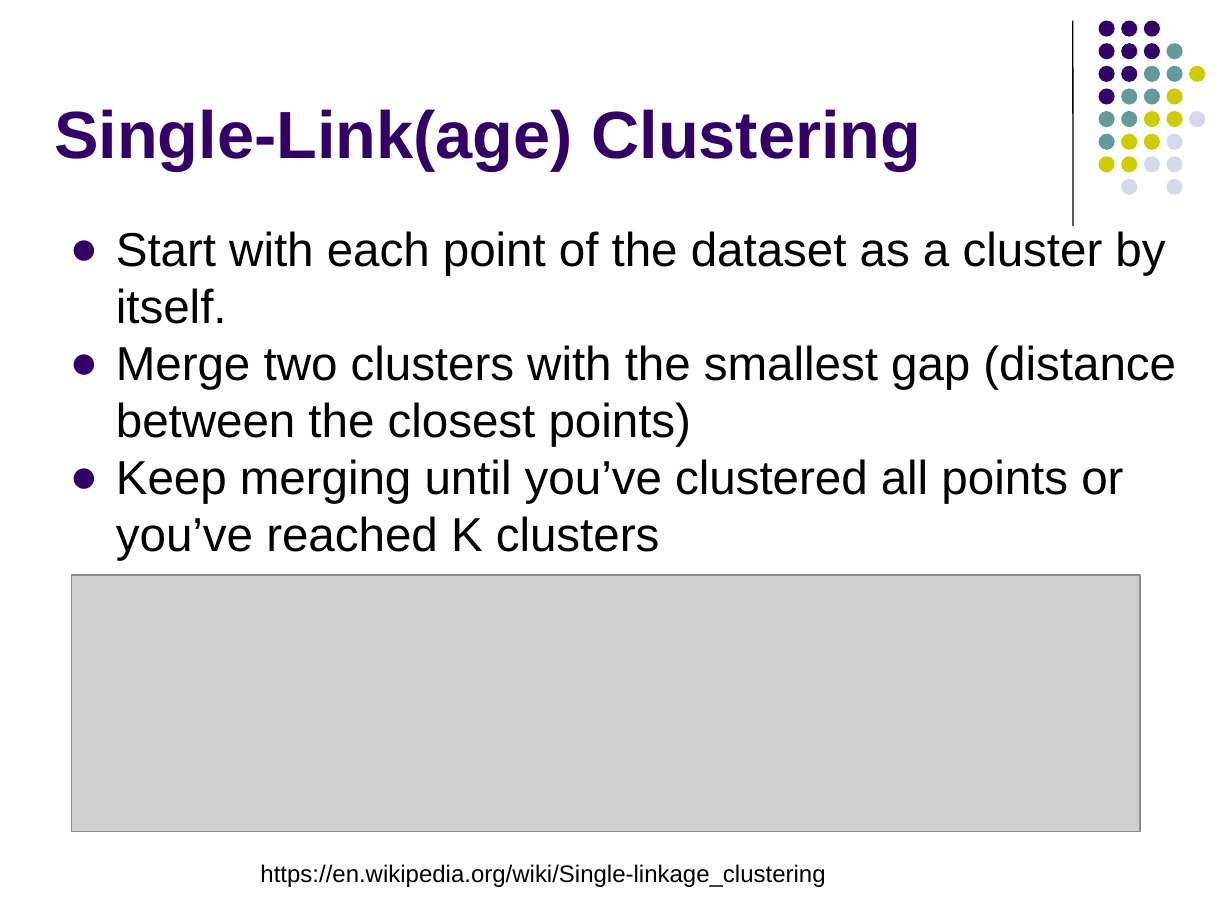
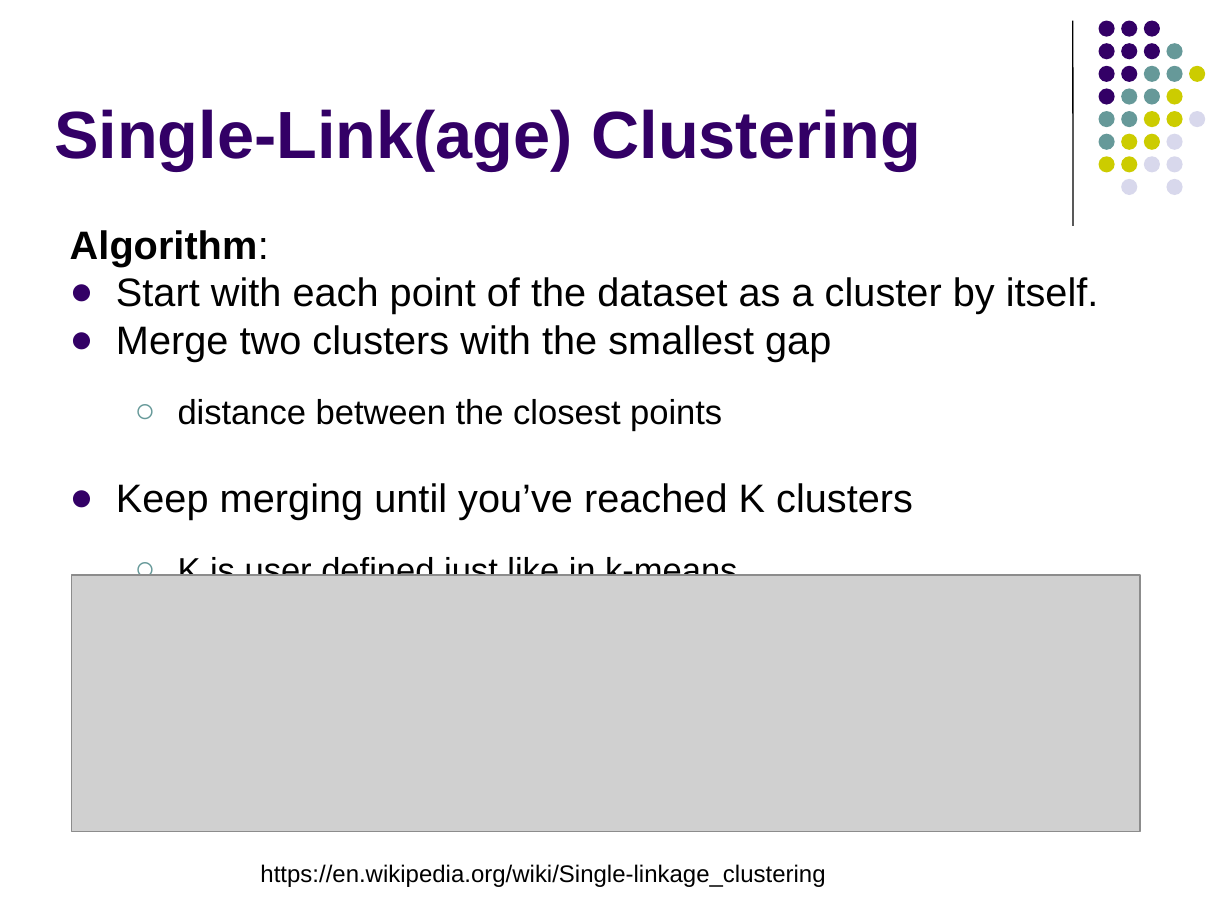
Before and after one commit to code-ram/csc581, a slide deck: slide 22 of lecture-notes/37-unsupervised-learning.pptx. Drawn at 1232x924 pixels with LibreOffice and Linux fonts; fonts in the diff are those of the drawing; grey boxes stand for pictures. Boxes give left, top, right and bottom in pixels: in the first picture for what was removed or moved away, otherwise in the second. Text is boxed around its words. In the diff, an @@ line names an element or a change of style, - is before the commit and + after.

```diff
--- a/lecture-notes/37-unsupervised-learning.pptx
+++ b/lecture-notes/37-unsupervised-learning.pptx
@@ text at (x1=70, y1=230, x2=269, y2=266): paragraph added @@
+Algorithm:
@@ text at (x1=116, y1=277, x2=1099, y2=314): size 27.8 to 23.2 pt in "Start with each point of the dataset ..." @@
@@ text at (x1=116, y1=325, x2=913, y2=576): text changed; size 27.8 to 23.2 pt @@
-● Merge two clusters with the smallest gap (distance between the closest points)
-● Keep merging until you’ve clustered all points or you’ve reached K clusters
+● Merge two clusters with the smallest gap
+  ○ distance between the closest points
+● Keep merging until you’ve reached K clusters
+  ○ K is user defined just like in k-means
```
Also in this commit, not shown: 1 other slide changed, 1 other file.
